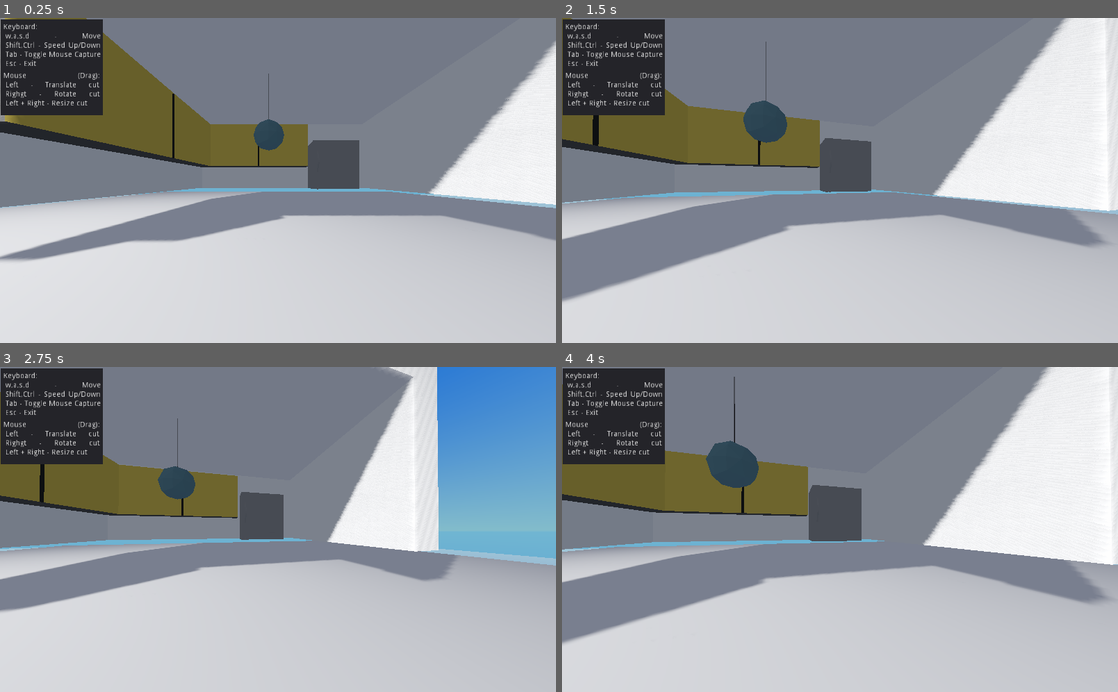
Above: before the commit, frames 1-4 (two rows, left to right).
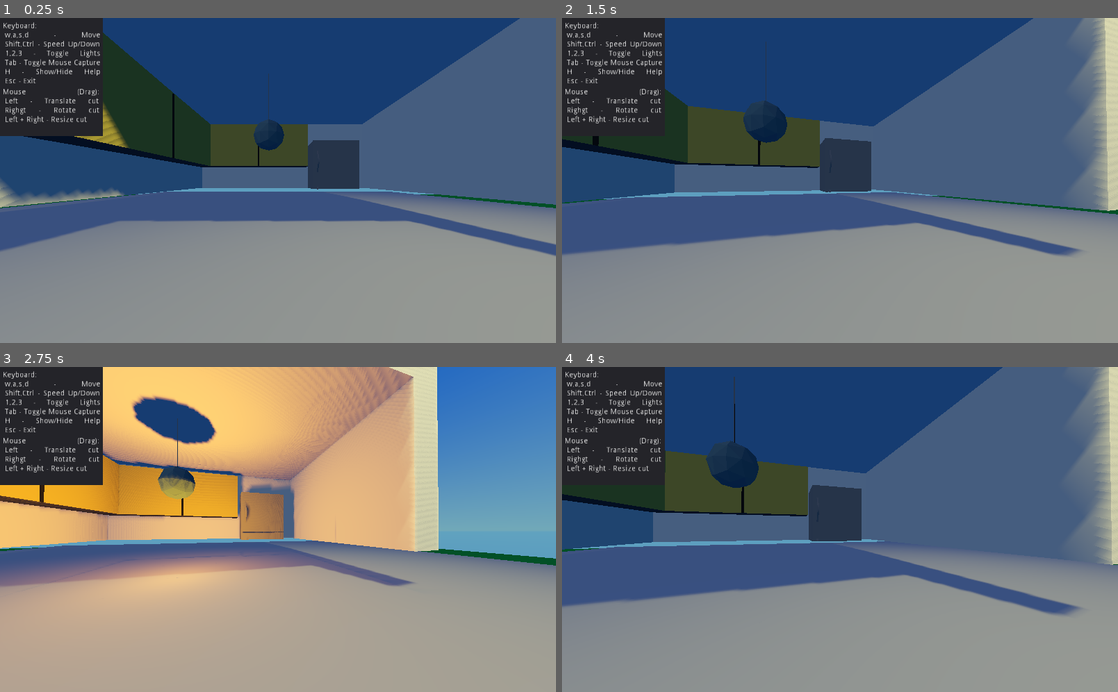
Above: after the commit, the same moments.

Repository: MillionOstrich/godot-stencil-test
Game: Godot game, scene res://main.tscn
Same seed, same stepped clock (60 frames per second), same inputs: the game is played once before the commit and once after it.
Inputs (mouse positions are in pixels of both pictures, inside the frame that each line leads up to):
- Up to frame 1 (0.25 s): no input
- Up to frame 2 (1.5 s): tap Enter at 0.5 s; move the mouse to (867, 180) at 0.52 s; hold W 0.53-1.28 s; hold Tab 0.53-1.28 s; tap 1 at 0.8, 1.35 s; move the mouse to (728, 196) at 1.27 s; hold S from 1.28 s (still down); click (728, 196) at 1.42 s
- Up to frame 3 (2.75 s): tap 2 at 1.55, 2.1 s; move the mouse to (333, 458) at 2.02 s; release S at 2.03 s; hold D from 2.03 s (still down); click (333, 458) at 2.17 s; tap 3 at 2.3 s
- Up to frame 4 (4 s): move the mouse to (812, 594) at 2.77 s; release D at 2.78 s; hold W 2.78-3.53 s; tap 3 at 2.85 s; click (812, 594) at 2.92 s; tap H at 3.05, 3.6 s; move the mouse to (1006, 578) at 3.52 s; hold A from 3.53 s (still down); hold Tab from 3.53 s (still down); click (1006, 578) at 3.67 s

The runs differ from the first frame. In frame 1, 91% of the frame differs, in the area x 0-100%, y 0-100%; in frame 2, 90%; in frame 3, 81%; in frame 4, 90%.
Error after the commit: Parse Error: The method "is_visible" isn't declared in the current class. (res://Script/UIControls.gd:6)

Commit message:
Add multiple lights which can be toggled Let user show/hide the help window

Diff:
--- a/Script/CameraControls.gd
+++ b/Script/CameraControls.gd
@@ -7,7 +7,6 @@
 var cam_pitch = 0
 var cam_xform = Quat(Vector3(1,0,0), 0)
 var cam_node = null
-var tab_pressed = false
 
 func get_cam_rotation():
 	return cam_xform
@@ -26,6 +25,13 @@
 			cam_xform = Quat(Vector3(0,1,0), deg2rad(cam_yaw)) * pitch
 			cam_node.transform = Transform(cam_xform)
 
+	if event is InputEventKey and not event.is_echo() and event.is_pressed():
+		if event.get_scancode() == KEY_TAB:
+			if Input.get_mouse_mode() == Input.MOUSE_MODE_CAPTURED:
+				Input.set_mouse_mode(Input.MOUSE_MODE_VISIBLE)
+			else:
+				Input.set_mouse_mode(Input.MOUSE_MODE_CAPTURED)
+
 func _process(dt):
 	var dir = Vector3(0,0,0)
 	var speed = move_speed
@@ -42,17 +48,6 @@
 		speed *= 2.0
 	if Input.is_key_pressed(KEY_CONTROL):
 		speed *= 0.5
-	if Input.is_key_pressed(KEY_ESCAPE):
-		self.get_tree().quit()
-	if Input.is_key_pressed(KEY_TAB):
-		if not tab_pressed:
-			if Input.get_mouse_mode() == Input.MOUSE_MODE_CAPTURED:
-				Input.set_mouse_mode(Input.MOUSE_MODE_VISIBLE)
-			else:
-				Input.set_mouse_mode(Input.MOUSE_MODE_CAPTURED)
-		tab_pressed = true
-	else:
-		tab_pressed = false
 
 	if dir.length_squared() > 0:
 		var delta_ls = dir.normalized() * (speed * dt)
--- /dev/null
+++ b/Script/LightControls.gd
@@ -0,0 +1,19 @@
+extends Node
+
+var spot_node = null
+var directional_node = null
+var point_node = null
+
+func _ready():
+	spot_node = get_node("SpotLight")
+	directional_node = get_node("DirectionalLight")
+	point_node = get_node("PointLight")
+
+func _input(event):
+	if event is InputEventKey and not event.is_echo() and event.is_pressed():
+		if event.get_scancode() == KEY_1:
+			spot_node.set_visible(not spot_node.is_visible())
+		elif event.get_scancode() == KEY_2:
+			directional_node.set_visible(not directional_node.is_visible())
+		elif event.get_scancode() == KEY_3:
+			point_node.set_visible(not point_node.is_visible())
--- /dev/null
+++ b/Script/UIControls.gd
@@ -0,0 +1,8 @@
+extends Node
+
+func _input(event):
+	if event is InputEventKey and not event.is_echo() and event.is_pressed():
+		if event.get_scancode() == KEY_H:
+			self.set_visible(not self.is_visible())
+		if event.get_scancode() == KEY_ESCAPE:
+			self.get_tree().quit()
--- a/UI.tscn
+++ b/UI.tscn
@@ -8,10 +8,9 @@
 anchor_top = 1.0
 anchor_right = 0.5
 anchor_bottom = 1.0
-margin_left = 11.0
-margin_top = 2.0
-margin_right = 200.0
-margin_bottom = 180.0
+margin_left = 10.0
+margin_right = 199.0
+margin_bottom = 218.0
 rect_pivot_offset = Vector2( 161, 80 )
 rect_clip_content = false
 mouse_filter = 0
@@ -26,7 +25,7 @@
 anchor_bottom = 1.0
 margin_left = 5.0
 margin_top = 8.0
-margin_right = -6.0
+margin_right = -4.0
 margin_bottom = -88.0
 rect_pivot_offset = Vector2( 0, 0 )
 rect_clip_content = false
@@ -37,7 +36,9 @@
 text = "Keyboard:
  w,a,s,d - Move
  Shift,Ctrl - Speed Up/Down
+ 1,2,3 - Toggle Lights
  Tab - Toggle Mouse Capture
+ H - Show/Hide Help
  Esc - Exit"
 align = 3
 percent_visible = 1.0
@@ -50,9 +51,9 @@
 anchor_right = 1.0
 anchor_bottom = 1.0
 margin_left = 5.0
-margin_top = 98.0
+margin_top = 130.0
 margin_right = -6.0
-margin_bottom = -14.0
+margin_bottom = 18.0
 rect_pivot_offset = Vector2( 0, 0 )
 rect_clip_content = false
 mouse_filter = 2
--- a/default_env.tres
+++ b/default_env.tres
@@ -29,8 +29,8 @@
 background_energy = 1.0
 background_canvas_max_layer = 0
 ambient_light_color = Color( 1, 1, 1, 1 )
-ambient_light_energy = 0.2
-ambient_light_sky_contribution = 0.5
+ambient_light_energy = 0.3
+ambient_light_sky_contribution = 1.0
 fog_enabled = false
 fog_color = Color( 0.5, 0.6, 0.7, 1 )
 fog_sun_color = Color( 1, 0.9, 0.7, 1 )
@@ -45,13 +45,13 @@
 fog_height_max = 100.0
 fog_height_curve = 1.0
 tonemap_mode = 2
-tonemap_exposure = 1.0
+tonemap_exposure = 0.75
 tonemap_white = 1.0
 auto_exposure_enabled = false
 auto_exposure_scale = 0.5
-auto_exposure_min_luma = 0.05
-auto_exposure_max_luma = 10.0
-auto_exposure_speed = 0.5
+auto_exposure_min_luma = 0.1
+auto_exposure_max_luma = 8.0
+auto_exposure_speed = 0.75
 ss_reflections_enabled = false
 ss_reflections_max_steps = 64
 ss_reflections_fade_in = 0.15
@@ -98,4 +98,4 @@
 adjustment_brightness = 1.0
 adjustment_contrast = 1.0
 adjustment_saturation = 1.0
-_sections_unfolded = [ "Background" ]
+_sections_unfolded = [ "Ambient Light", "Background", "Tonemap" ]
--- a/main.tscn
+++ b/main.tscn
@@ -1,13 +1,15 @@
-[gd_scene load_steps=13 format=2]
+[gd_scene load_steps=15 format=2]
 
 [ext_resource path="res://Script/CutterControls.gd" type="Script" id=1]
 [ext_resource path="res://Shader/MeshCapLow.tres" type="Material" id=2]
 [ext_resource path="res://Shader/MeshCapHigh.tres" type="Material" id=3]
 [ext_resource path="res://Script/CameraControls.gd" type="Script" id=4]
-[ext_resource path="res://Kitchen/Kitchen.tscn" type="PackedScene" id=5]
-[ext_resource path="res://Script/CuttableShape.gd" type="Script" id=6]
-[ext_resource path="res://Shader/CutStencil.tres" type="Material" id=7]
-[ext_resource path="res://UI.tscn" type="PackedScene" id=8]
+[ext_resource path="res://Script/LightControls.gd" type="Script" id=5]
+[ext_resource path="res://Kitchen/Kitchen.tscn" type="PackedScene" id=6]
+[ext_resource path="res://Script/CuttableShape.gd" type="Script" id=7]
+[ext_resource path="res://Shader/CutStencil.tres" type="Material" id=8]
+[ext_resource path="res://UI.tscn" type="PackedScene" id=9]
+[ext_resource path="res://Script/UIControls.gd" type="Script" id=10]
 
 [sub_resource type="PlaneMesh" id=1]
 
@@ -58,11 +60,11 @@
 params_billboard_mode = 0
 params_grow = false
 params_use_alpha_scissor = false
-albedo_color = Color( 1, 1, 1, 1 )
+albedo_color = Color( 0, 1, 0.321569, 1 )
 metallic = 0.0
 metallic_specular = 0.5
 metallic_texture_channel = 0
-roughness = 0.0
+roughness = 1.0
 roughness_texture_channel = 0
 emission_enabled = false
 normal_enabled = false
@@ -85,6 +87,7 @@
 uv2_triplanar_sharpness = 1.0
 proximity_fade_enable = false
 distance_fade_enable = false
+_sections_unfolded = [ "Albedo", "Roughness" ]
 
 [node name="Root" type="Node" index="0"]
 
@@ -167,10 +170,65 @@
 "_edit_lock_": true
 }
 
-[node name="SpotLight" type="SpotLight" parent="." index="2"]
-transform = Transform( 0.385051, 0.839722, -0.382886, -0.268209, 0.498787, 0.824182, 0.883062, -0.214659, 0.41728, -26.7773, 36.9538, 26.7159 )
-layers = 1
-light_color = Color( 1, 1, 1, 1 )
+[node name="Lighting" type="Node" parent="." index="2"]
+editor/display_folded = true
+script = ExtResource( 5 )
+
+[node name="SpotLight" type="SpotLight" parent="Lighting" index="0"]
+transform = Transform( 0.0839204, 0.947144, 0.309638, -0.46169, -0.238411, 0.854401, 0.883062, -0.214659, 0.41728, 15.5811, 42.1417, 26.7159 )
+layers = 1
+light_color = Color( 1, 0.960784, 0.592157, 1 )
+light_energy = 0.75
+light_indirect_energy = 1.0
+light_negative = false
+light_specular = 0.5
+light_bake_mode = 1
+light_cull_mask = -1
+shadow_enabled = true
+shadow_color = Color( 0, 0, 0, 1 )
+shadow_bias = 0.15
+shadow_contact = 0.0
+shadow_reverse_cull_face = false
+editor_only = false
+spot_range = 90.0
+spot_attenuation = 2.0
+spot_angle = 45.0
+spot_angle_attenuation = 1.0
+_sections_unfolded = [ "Light", "Shadow", "Spot", "Transform" ]
+
+[node name="DirectionalLight" type="DirectionalLight" parent="Lighting" index="1"]
+transform = Transform( 0.776121, 0.517441, -0.360403, 0, 0.571538, 0.820575, 0.630584, -0.636866, 0.443583, -36.6205, 22.2335, 29.8202 )
+visible = false
+layers = 1
+light_color = Color( 1, 0.988235, 0.917647, 1 )
+light_energy = 0.15
+light_indirect_energy = 1.0
+light_negative = false
+light_specular = 0.5
+light_bake_mode = 1
+light_cull_mask = -1
+shadow_enabled = true
+shadow_color = Color( 0, 0, 0, 1 )
+shadow_bias = 0.1
+shadow_contact = 0.0
+shadow_reverse_cull_face = false
+editor_only = false
+directional_shadow_mode = 2
+directional_shadow_split_1 = 0.1
+directional_shadow_split_2 = 0.2
+directional_shadow_split_3 = 0.5
+directional_shadow_blend_splits = false
+directional_shadow_normal_bias = 0.8
+directional_shadow_bias_split_scale = 0.25
+directional_shadow_depth_range = 0
+directional_shadow_max_distance = 200.0
+_sections_unfolded = [ "Light" ]
+
+[node name="PointLight" type="OmniLight" parent="Lighting" index="2"]
+transform = Transform( 1, 0, 0, 0, 1, 0, 0, 0, 1, -0.536086, 8.81419, 3.42879 )
+visible = false
+layers = 1
+light_color = Color( 1, 0.654902, 0.0627451, 1 )
 light_energy = 1.0
 light_indirect_energy = 1.0
 light_negative = false
@@ -183,15 +241,15 @@
 shadow_contact = 0.0
 shadow_reverse_cull_face = false
 editor_only = false
-spot_range = 103.99
-spot_attenuation = 1.0
-spot_angle = 45.0
-spot_angle_attenuation = 1.0
-_sections_unfolded = [ "Shadow", "Spot", "Transform" ]
-
-[node name="Kitchen" parent="." index="3" instance=ExtResource( 5 )]
-script = ExtResource( 6 )
-stencil_material = ExtResource( 7 )
+omni_range = 25.0
+omni_attenuation = 2.0
+omni_shadow_mode = 1
+omni_shadow_detail = 1
+_sections_unfolded = [ "Light", "Omni", "Shadow" ]
+
+[node name="Kitchen" parent="." index="3" instance=ExtResource( 6 )]
+script = ExtResource( 7 )
+stencil_material = ExtResource( 8 )
 material_count = 7
 
 [node name="Floor" type="MeshInstance" parent="." index="4"]
@@ -213,5 +271,6 @@
 "_edit_lock_": true
 }
 
-[node name="UI" parent="." index="5" instance=ExtResource( 8 )]
+[node name="UI" parent="." index="5" instance=ExtResource( 9 )]
+script = ExtResource( 10 )
 _sections_unfolded = [ "Transform" ]
